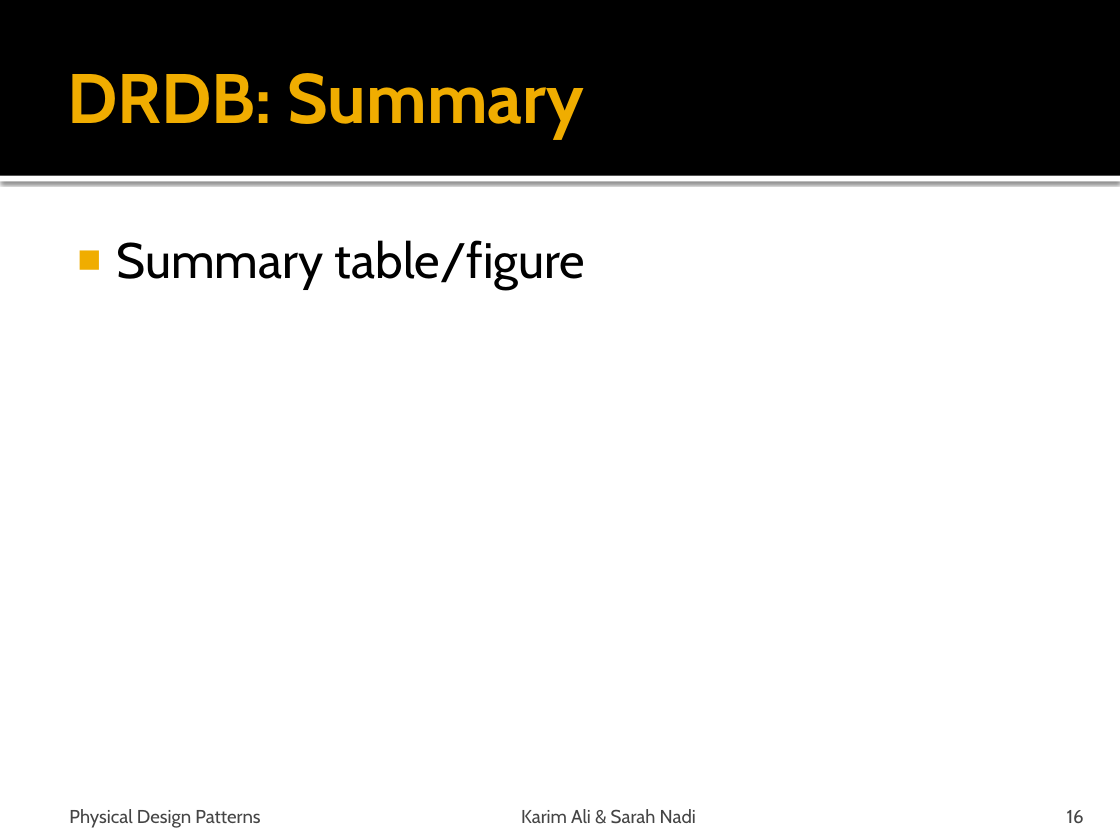
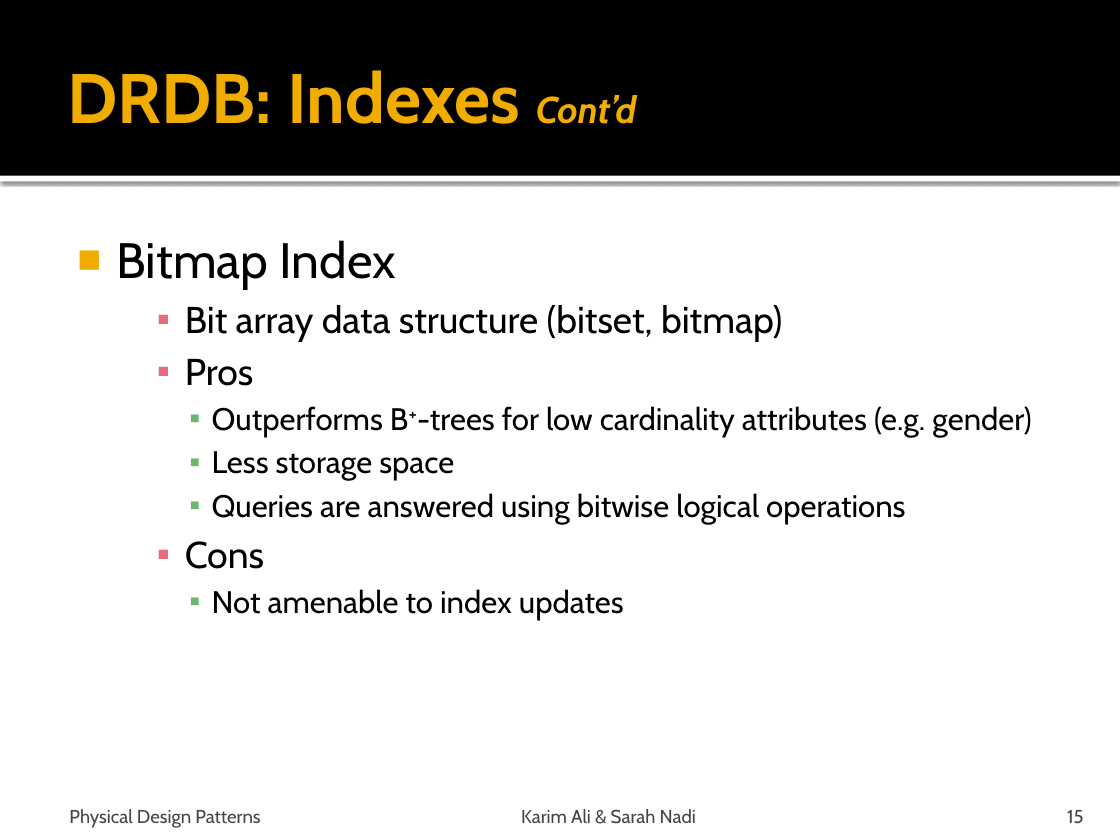
Before and after one commit to snadi/cs848-db, a slide deck: slide 15 of cs848-db/PhysDesignPres.pptx (slide 16 before the commit). Drawn at 1120x840 pixels with LibreOffice and Linux fonts; fonts in the diff are those of the drawing. Boxes give left, top, right and bottom in pixels: in the first picture for what was removed or moved away, otherwise in the second. Text is boxed around its words. In the diff, an @@ line names an element or a change of style, - is before the commit and + after.

```diff
--- a/cs848-db/PhysDesignPres.pptx
+++ b/cs848-db/PhysDesignPres.pptx
@@ title at [67,70,637,124]: text changed @@
-DRDB: Summary
+DRDB: Indexes Cont’d
@@ text at [116,240,1031,620]: text changed; size 32 to 20 pt @@
-■ Summary table/figure
+■ Bitmap Index
+    ▪ Bit array data structure (bitset, bitmap)
+    ▪ Pros
+      ▪ Outperforms B+-trees for low cardinality attributes (e.g. gender)
+      ▪ Less storage space
+      ▪ Queries are answered using bitwise logical operations
+    ▪ Cons
+      ▪ Not amenable to index updates
@@ page number at [1067,810,1084,824]: text changed @@
-16
+15
```
Also in this commit, not shown: 9 other slides changed, 2 slides removed, 3 other files.
